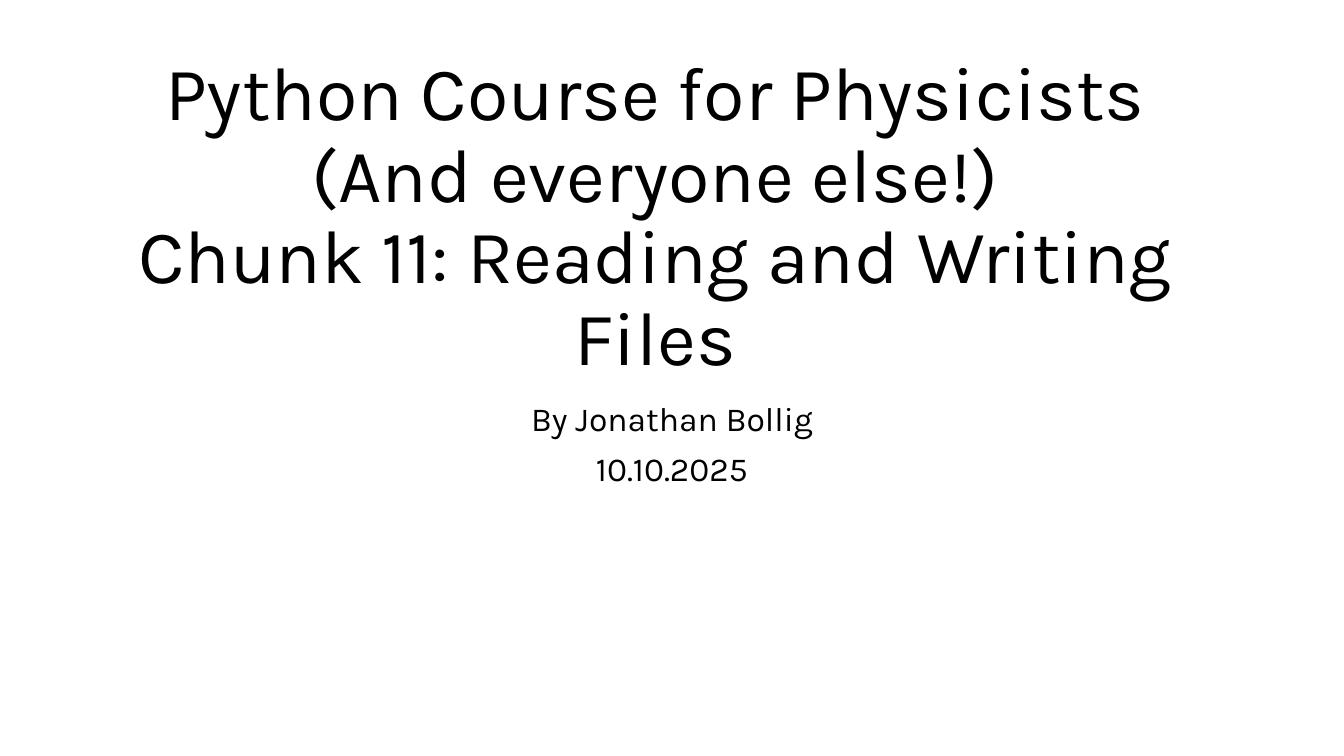
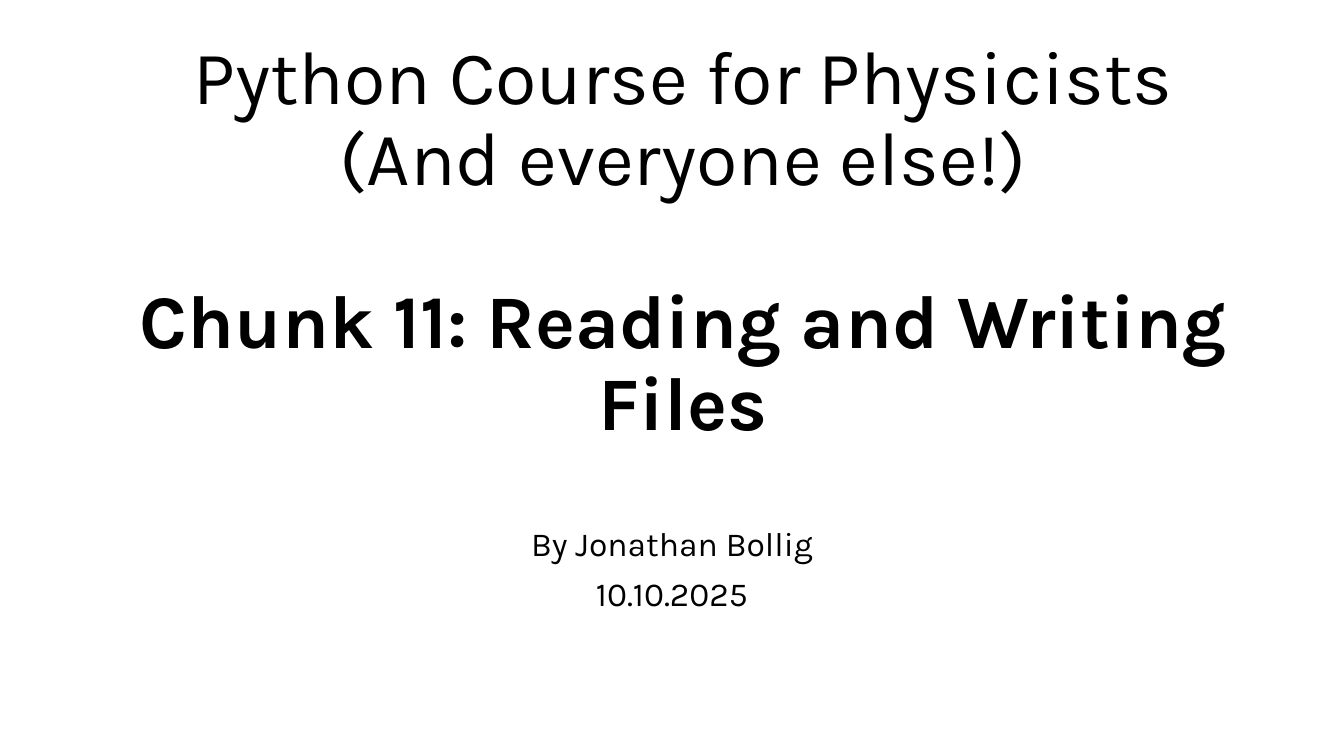
Before and after one commit to jonathanbollig/pycophy, a slide deck: slide 1 of Lecture Resources/Lecture Powerpoints/Chunk 11 - Reading and Writing Data.pptx. Drawn at 1344x756 pixels with LibreOffice and Linux fonts; fonts in the diff are those of the drawing. Boxes give left, top, right and bottom in pixels: in the first picture for what was removed or moved away, otherwise in the second. Text is boxed around its words. In the diff, an @@ line names an element or a change of style, - is before the commit and + after.

```diff
--- a/Lecture Resources/Lecture Powerpoints/Chunk 11 - Reading and Writing Data.pptx
+++ b/Lecture Resources/Lecture Powerpoints/Chunk 11 - Reading and Writing Data.pptx
@@ title "Python Course for Physicists (And ...": place and size @@
-title "Python Course for Physicists (And ..." at [138, 68, 1171, 366]
+title "Python Course for Physicists (And ..." at [140, 52, 1227, 431]
@@ title "Python Course for Physicists (And ..." at [140, 52, 1227, 431]: bold on in "Chunk 11: Reading and Writing Files" @@
@@ subtitle "By Jonathan Bollig": place and size @@
-subtitle "By Jonathan Bollig" at [531, 408, 813, 482]
+subtitle "By Jonathan Bollig" at [531, 533, 813, 607]
```
Also in this commit, not shown: 6 other slides changed.
